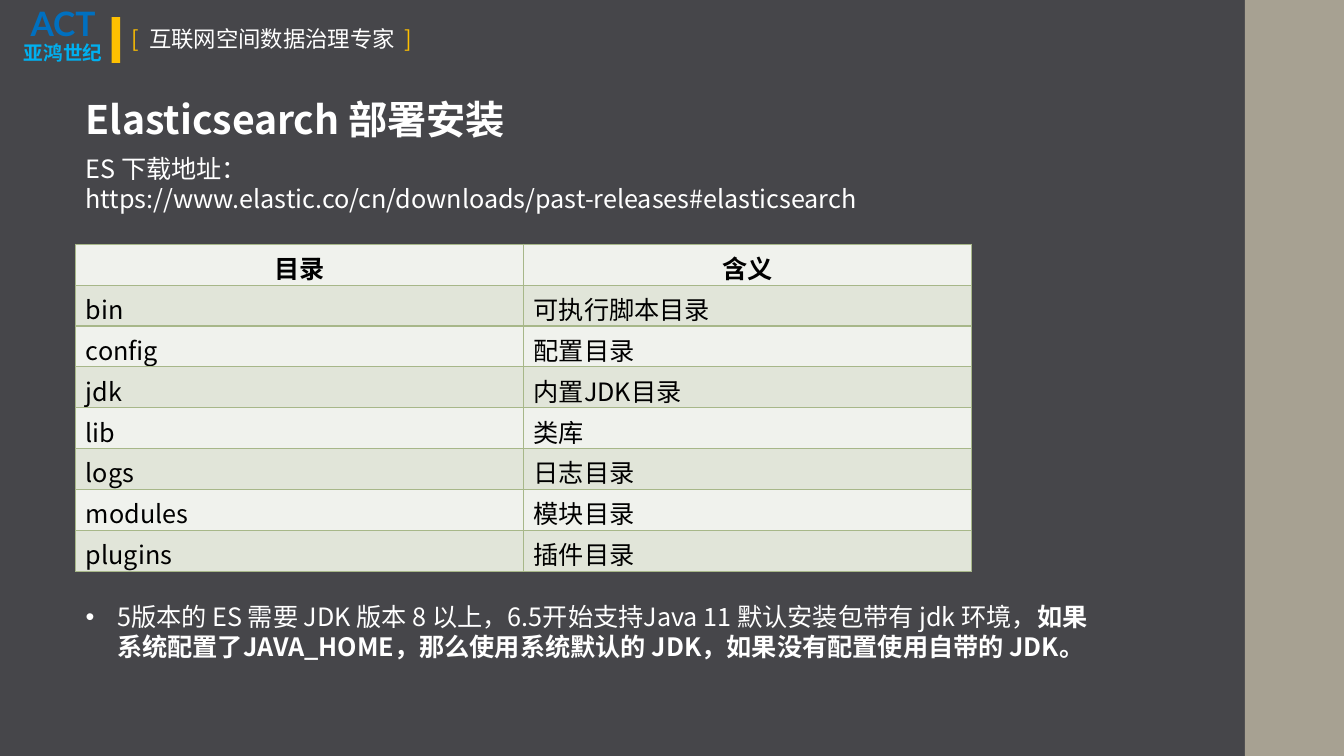
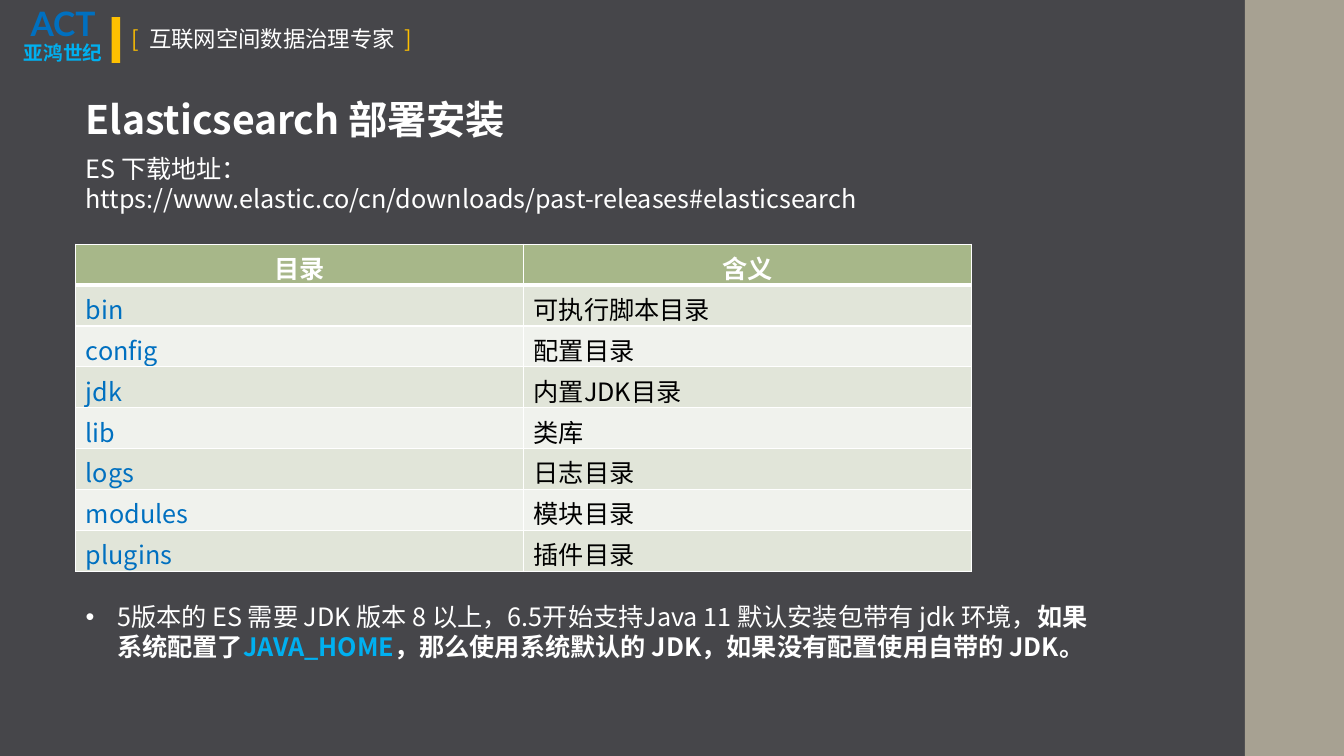
Before and after one commit to VincentMLiu/BigMingNotes, a slide deck: slide 8 of Memory Palace/Elasticsearch/ElasticSearch基本原理.pptx. Drawn at 1344x756 pixels with LibreOffice and Linux fonts; fonts in the diff are those of the drawing. Boxes give left, top, right and bottom in pixels: in the first picture for what was removed or moved away, otherwise in the second. Text is boxed around its words. In the diff, an @@ line names an element or a change of style, - is before the commit and + after.

```diff
--- a/Memory Palace/Elasticsearch/ElasticSearch基本原理.pptx
+++ b/Memory Palace/Elasticsearch/ElasticSearch基本原理.pptx
@@ table at (76,244,971,574) @@
@@ fill #F1F3ED to #A7B789 in row 1 @@
@@ text colour #000000 to #FFFFFF in "目录", "含义" @@
@@ text colour #000000 to #0070C0 in "bin", "config", "jdk", "lib" and 3 more places @@
@@ borders changed @@
@@ text "5版本的 ES 需要 JDK 版本 ..." at (117,604,1088,660): text colour #FFFFFF to #00B0F0 in "环境，如果系统配置了JAVA_HOME，那么使用系统默认的" @@
```
Also in this commit, not shown: 3 other slides changed, 9 slides added, 1 slide removed, 13 other files.
